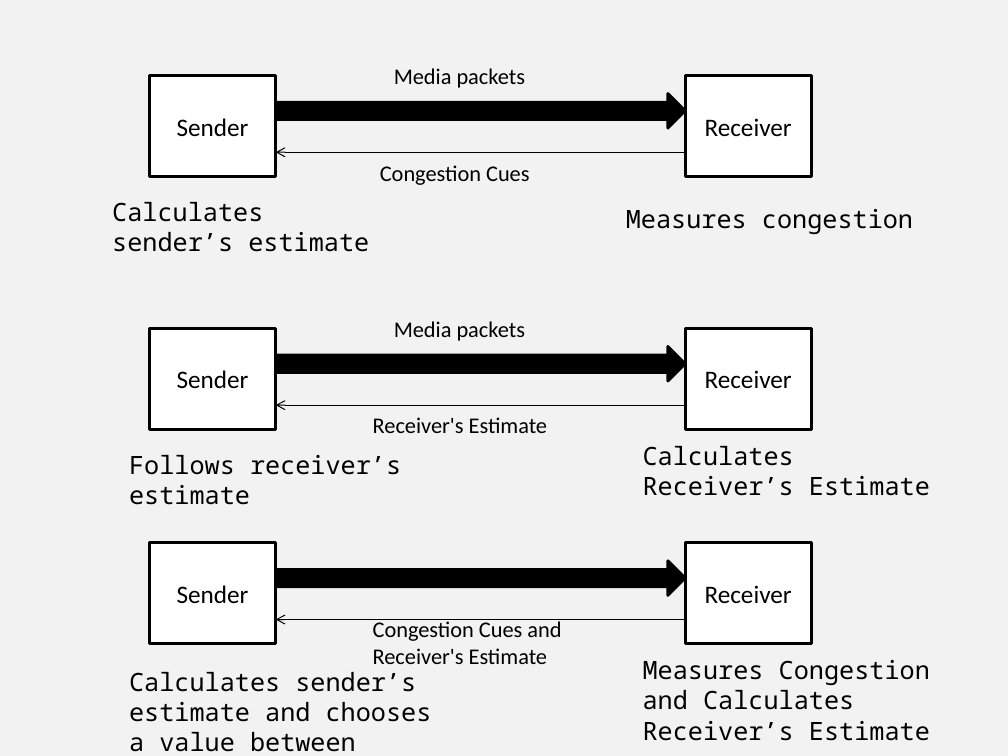
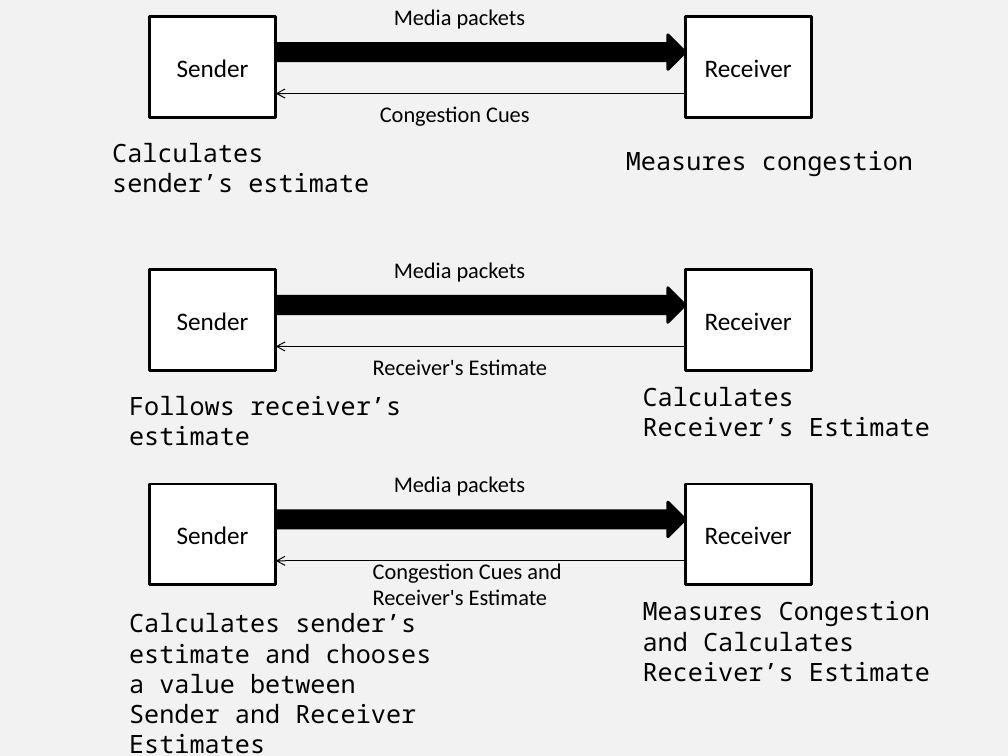
Before and after one commit to vr000m/PhD-thesis, a slide deck: slide 1 of graphs/source/chap5-src.pptx. Drawn at 1008x756 pixels with LibreOffice and Linux fonts; fonts in the diff are those of the drawing. Boxes give left, top, right and bottom in pixels: in the first picture for what was removed or moved away, otherwise in the second. Text is boxed around its words. In the diff, an @@ line names an element or a change of style, - is before the commit and + after.

```diff
--- a/graphs/source/chap5-src.pptx
+++ b/graphs/source/chap5-src.pptx
@@ text added at box(394, 476, 526, 496), 16 pt, text #000000 @@
+Media packets
@@ 11 texts, 6 rectangles, 3 right arrows, 3 arrows: place and size @@
-11 texts, 6 rectangles, 3 right arrows, 3 arrows at box(112, 68, 930, 752)
+11 texts, 6 rectangles, 3 right arrows, 3 arrows at box(112, 9, 930, 754)
```
Also in this commit, not shown: 2 slides added, 4 other files.
